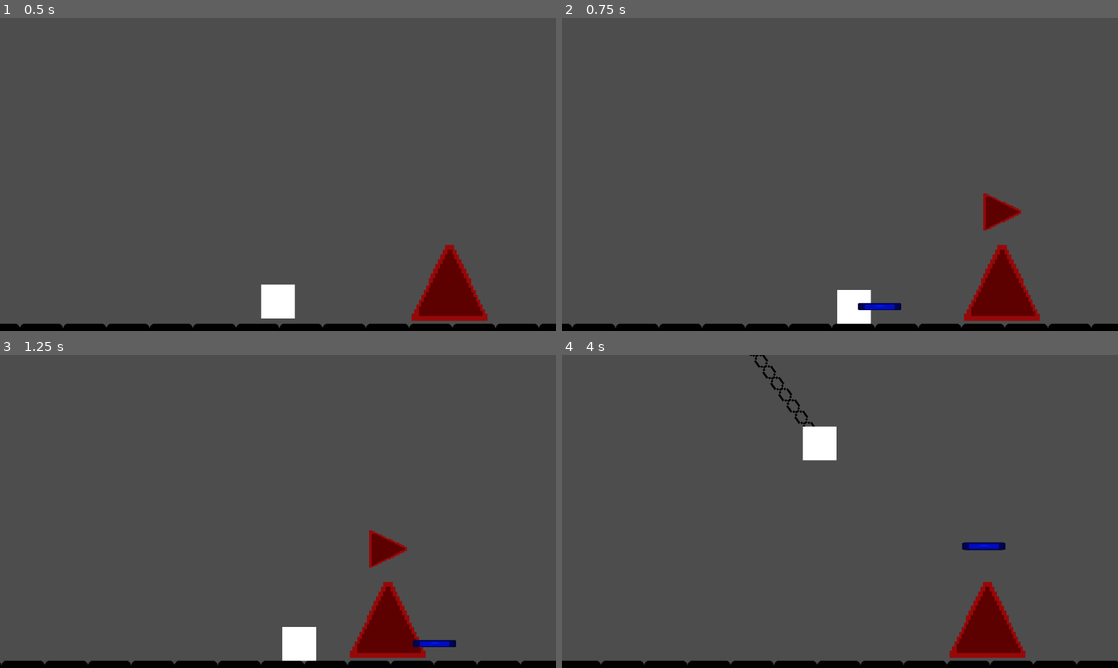
Above: before the commit, frames 1-4 (two rows, left to right).
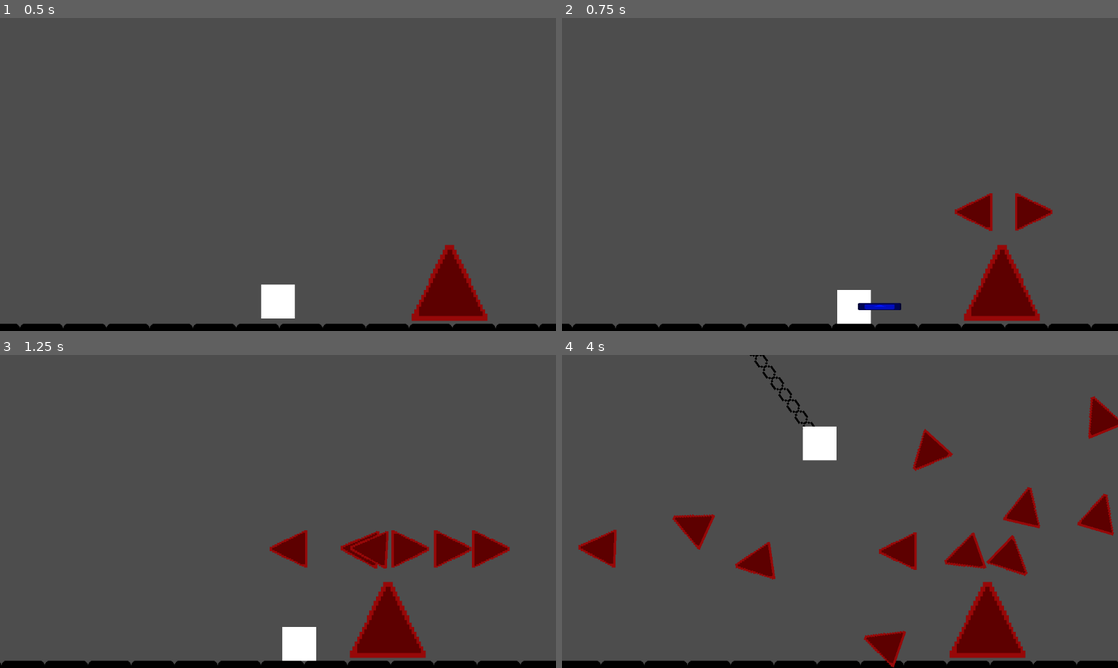
Above: after the commit, the same moments.

Repository: LitheFulminare/Operation-Venulysian
Game: Godot game, scene res://Game scenes/Shredder boss test.tscn
Two runs of this game, one before a commit and one after it. Both use one fixed random seed, a clock stepped at 60 frames per second and the inputs below. This scene is started directly instead of the project's main scene. The engine's default icon, where the game draws it, is replaced by a stand-in: a white triangle on a blue panel in a dark square.
Inputs (mouse positions are in pixels of both pictures, inside the frame that each line leads up to):
- Up to frame 1 (0.5 s): no input
- Up to frame 2 (0.75 s): tap Enter (ui_accept) at 0.5 s; move the mouse to (962, 158) at 0.52 s; hold D (Right) from 0.53 s (still down); click (962, 158) at 0.6 s
- Up to frame 3 (1.25 s): keep holding D (Right); tap Enter (ui_accept) at 0.77, 0.8, 1.07 s
- Up to frame 4 (4 s): move the mouse to (728, 527) at 1.27 s; tap Enter (ui_accept) at 1.35, 1.52, 1.82, 2.3, 3.02, 3.32, 3.77, 3.8 s; click (728, 527) at 1.55 s; move the mouse to (895, 442) at 2.02 s; release D (Right) at 2.03 s; hold A (Left) 2.03-2.78 s; tap Shift (Dash) at 2.1 s; move the mouse to (812, 574) at 2.77 s; hold D (Right) from 2.78 s (still down); tap F (Grappling Hook) at 2.85 s; click (812, 574) at 3.05 s; move the mouse to (1006, 558) at 3.52 s; click (1006, 558) at 3.6 s

Frame 1 is identical in both runs. In frame 2, 1.1% of the frame differs, in the area x 70-89%, y 56-68%; in frame 3, 2.5%; in frame 4, 5.3%, in the area x 2-100%, y 13-100%.

Commit message:
fixed boid spawn bug

Diff:
--- a/Operation Venulysian/Enemies/Bosses/Shredder Boss/Shredder Boss.tscn
+++ b/Operation Venulysian/Enemies/Bosses/Shredder Boss/Shredder Boss.tscn
@@ -1,14 +1,15 @@
-[gd_scene load_steps=3 format=3 uid="uid://c0ofnjratfvgp"]
+[gd_scene load_steps=4 format=3 uid="uid://c0ofnjratfvgp"]
 
 [ext_resource type="Texture2D" uid="uid://cr3yofclobcpk" path="res://Enemies/Shredder/ShredderSprite.png" id="1_s47nl"]
 [ext_resource type="Script" uid="uid://5br54t2nlxmw" path="res://Enemies/Bosses/Shredder Boss/shredder_boss.gd" id="1_tvo80"]
+[ext_resource type="PackedScene" uid="uid://cotatg05vt0u2" path="res://Enemies/Shredder/Shredder.tscn" id="3_rmffu"]
 
 [node name="ShredderBoss" type="Node2D" node_paths=PackedStringArray("shredder_spawn")]
 texture_filter = 1
-position = Vector2(549, 480)
 scale = Vector2(7, 7)
 script = ExtResource("1_tvo80")
 shredder_spawn = NodePath("Shredder Spawn")
+shredder_scene = ExtResource("3_rmffu")
 
 [node name="Sprite2D" type="Sprite2D" parent="."]
 texture = ExtResource("1_s47nl")
--- a/Operation Venulysian/Enemies/Bosses/Shredder Boss/shredder_boss.gd
+++ b/Operation Venulysian/Enemies/Bosses/Shredder Boss/shredder_boss.gd
@@ -1,15 +1,15 @@
 class_name ShredderBoss extends Node2D
 
 @export var shredder_spawn: Marker2D
-@export var shredder_count: int = 1
+@export var shredder_count: int = 2
 
-var shredder_scene: PackedScene = preload("res://Enemies/Shredder/Shredder.tscn")
+@export var shredder_scene: PackedScene
 
 #func _ready() -> void:
 	#spawn_shredders()
 
 func _process(delta: float) -> void:
-	if Input.is_action_just_pressed("Melee"):
+	if Input.is_action_just_pressed("ui_accept"):
 		spawn_shredders()
 
 func spawn_shredders() -> void:
@@ -17,5 +17,6 @@
 		var shredder: Shredder = shredder_scene.instantiate()
 		add_child(shredder)
 		shredder.global_position = shredder_spawn.global_position
-		print(shredder.global_position)
-		print(shredder_spawn.global_position)
+
+		if i % 2 == 0:
+			shredder.global_position.x += 10
--- a/Operation Venulysian/Enemies/Shredder/Shredder.tscn
+++ b/Operation Venulysian/Enemies/Shredder/Shredder.tscn
@@ -30,7 +30,6 @@
 
 [node name="CollisionShape2D" type="CollisionShape2D" parent="Vision Area2D"]
 position = Vector2(42.5, 0)
-scale = Vector2(1, 1)
 shape = SubResource("RectangleShape2D_grmx2")
 debug_color = Color(0, 0.635294, 0.419608, 0.137255)
 
